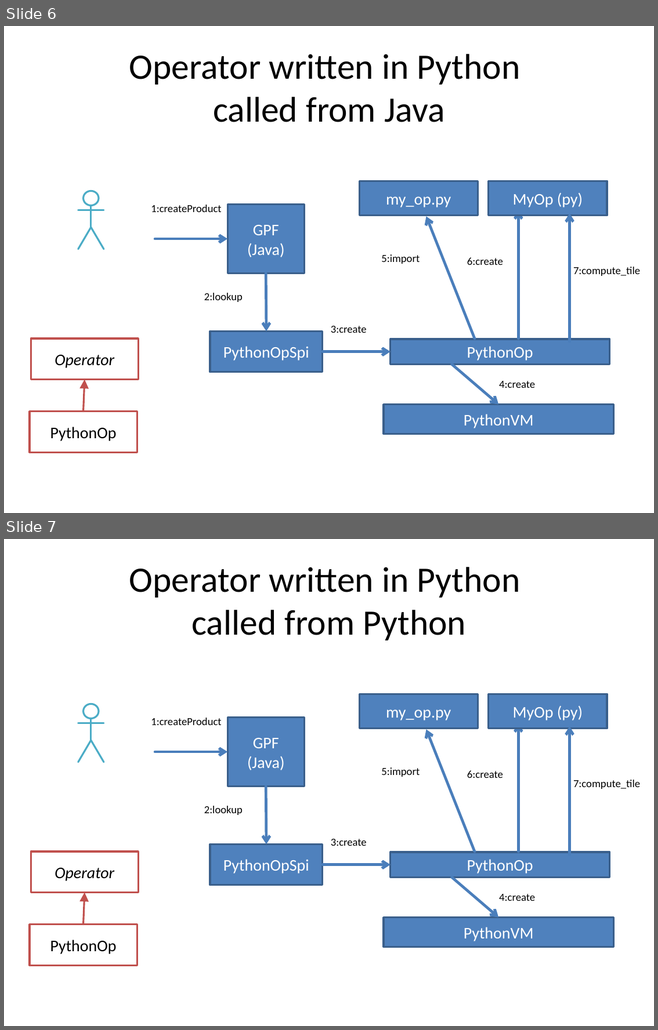
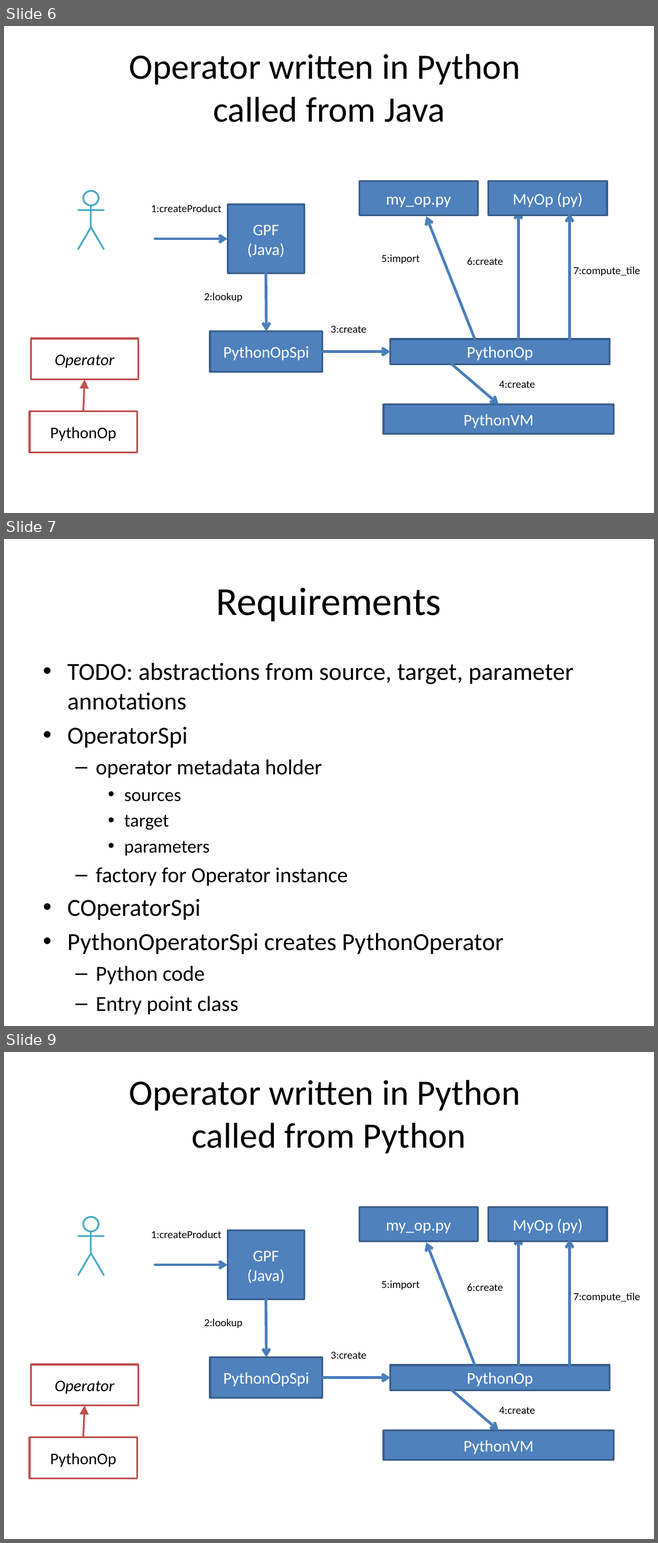
Before and after one commit to bcdev/beam-extapi, a slide deck: docs/beam-extapi.pptx. Shown one above the other, each under a label of ours: slides 6 and 7 before the commit, slides 6, 7 and 9 after it; the slides between them are not shown. The pictures are 658x1030 and 658x1543 pixels, drawn with LibreOffice and Linux fonts; fonts in the diff are those of the drawing. Boxes give left, top, right and bottom in pixels: in the first picture for what was removed or moved away, otherwise in the second. Text is boxed around its words. In the diff, an @@ line names an element or a change of style, - is before the commit and + after.

```diff
--- a/docs/beam-extapi.pptx
+++ b/docs/beam-extapi.pptx
@@ slide 7 added at [4,539,654,1026], background #FFFFFF @@
@@ title added at [216,588,441,621], 44 pt, text #000000 @@
+Requirements
@@ text added at [67,663,573,1015], 27.2 pt, text #000000 @@
+• TODO: abstractions from source, target, parameter annotations
+• OperatorSpi
+  – operator metadata holder
+    • sources
+    • target
+    • parameters
+  – factory for Operator instance
+• COperatorSpi
+• PythonOperatorSpi creates PythonOperator
+  – Python code
+  – Entry point class
@@ what was slide 7 is now slide 9 @@
```
Also in this commit, not shown: 5 slides changed, 1 other slide added, 1 slide removed.
